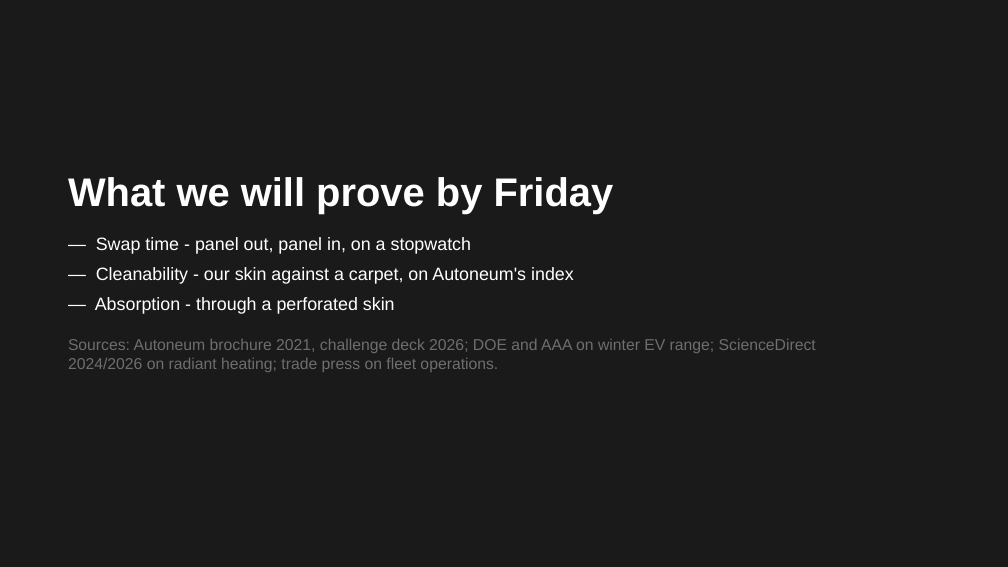
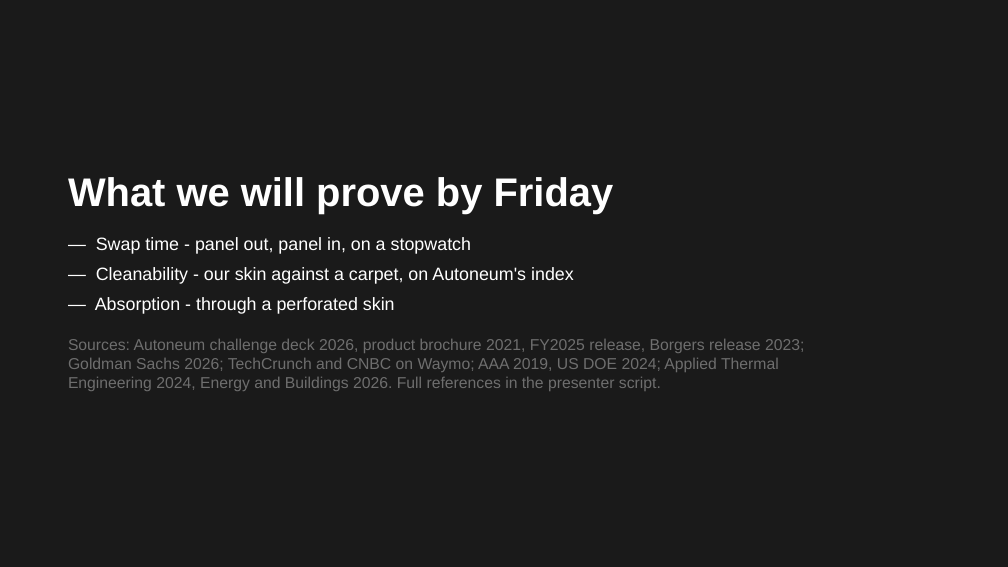
Before and after one commit to Maxlemore97/Autoneum-Challenge-2026, a slide deck: slide 13 of Praesentationen/midterm/Autoneum-Midterm_Team4.pptx. Drawn at 1008x567 pixels with LibreOffice and Linux fonts; fonts in the diff are those of the drawing. Boxes give left, top, right and bottom in pixels: in the first picture for what was removed or moved away, otherwise in the second. Text is boxed around its words. In the diff, an @@ line names an element or a change of style, - is before the commit and + after.

```diff
--- a/Praesentationen/midterm/Autoneum-Midterm_Team4.pptx
+++ b/Praesentationen/midterm/Autoneum-Midterm_Team4.pptx
@@ text at (68,339,804,391): text changed @@
-Sources: Autoneum brochure 2021, challenge deck 2026; DOE and AAA on winter EV range; ScienceDirect 2024/2026 on radiant heating; trade press on fleet operations.
+Sources: Autoneum challenge deck 2026, product brochure 2021, FY2025 release, Borgers release 2023; Goldman Sachs 2026; TechCrunch and CNBC on Waymo; AAA 2019, US DOE 2024; Applied Thermal Engineering 2024, Energy and Buildings 2026. Full references in the presenter script.
```
Also in this commit, not shown: 5 other slides changed, 5 other files.
